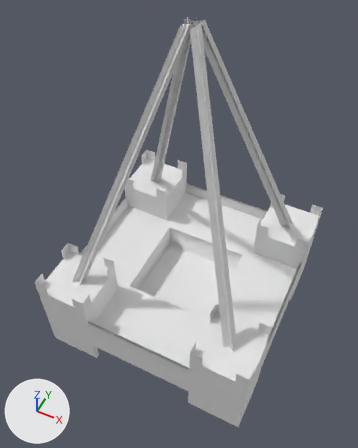
Renders of the FBX model Unity/Assets/Models/Props/brazer.fbx from each side of a commit.
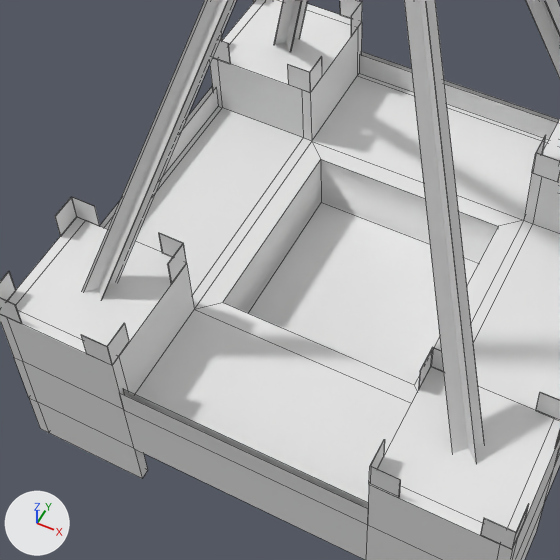
Each version appears first whole from a camera (50 mm lens) standing at (-12.512, -1.049, 1.569) and looking at (-13.002, -0.07, 0.345), and next in a close-up on the part from 11% to 75% of the width and 36% to 87% of the height. Lighting does not change. The marker at lower left points along +X, +Y and +Z. The close-ups show mesh edges as thin lines. Where no turn or scale is listed for an object, it has been applied to the vertices. Vertices at the same position are counted once.

In view in the first close-up: 'brazer'.
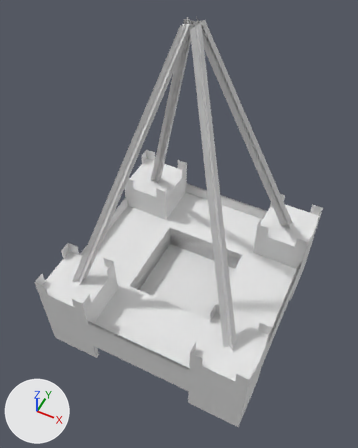
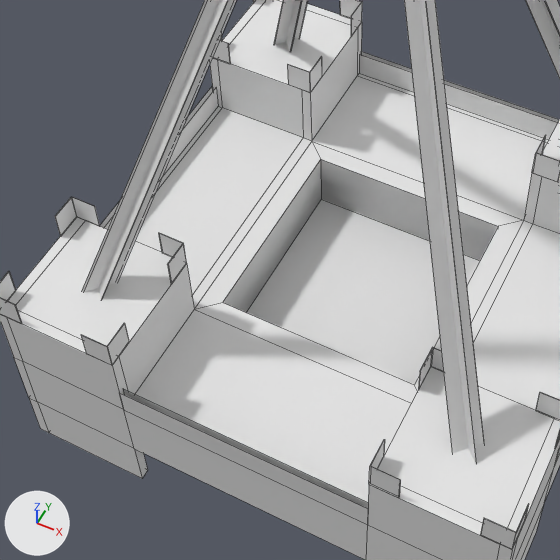
Boxes (x1, y1, x2, y2) around the edits, measured in the close-ups (560 x 560 px):
part 1 of me_cube_225, built on: after (246, 199, 479, 385)

The change, as a list of edits to the scene's bpy script:
```text
Change me_cube_225:
    where me_cube_225.from_pydata(...)  # 413 vertices, 239 faces; spans x -0.392..0.392, y -0.392..0.392, z -1.206..0.007
    used by ob_brazer; location = (-13.0, 0.0, 1.0)
    verts and faces of me_cube_225; kept vertices keep their numbers, new ones are numbered from 413
    before: 36 (-0.163, 0.166, -1.108) at pixel (321, 202), 96 (0.163, 0.166, -1.108), 156 (-0.163, -0.166, -1.108), 216 (0.163, -0.166, -1.108)
    me_cube_225 part 1
    add delete_faces([(36, 156, 216, 96)])
    add verts[413] = (-0.163, 0.166, -1.1)  # pixel (321, 199)
    add verts[414] = (0.163, 0.166, -1.1)
    add verts[415] = (-0.163, -0.166, -1.1)
    add verts[416] = (0.163, -0.166, -1.1)
    add faces += [(36, 96, 216, 156), (413, 415, 416, 414)]  # mat_walls_out (its picture is missing)
```
